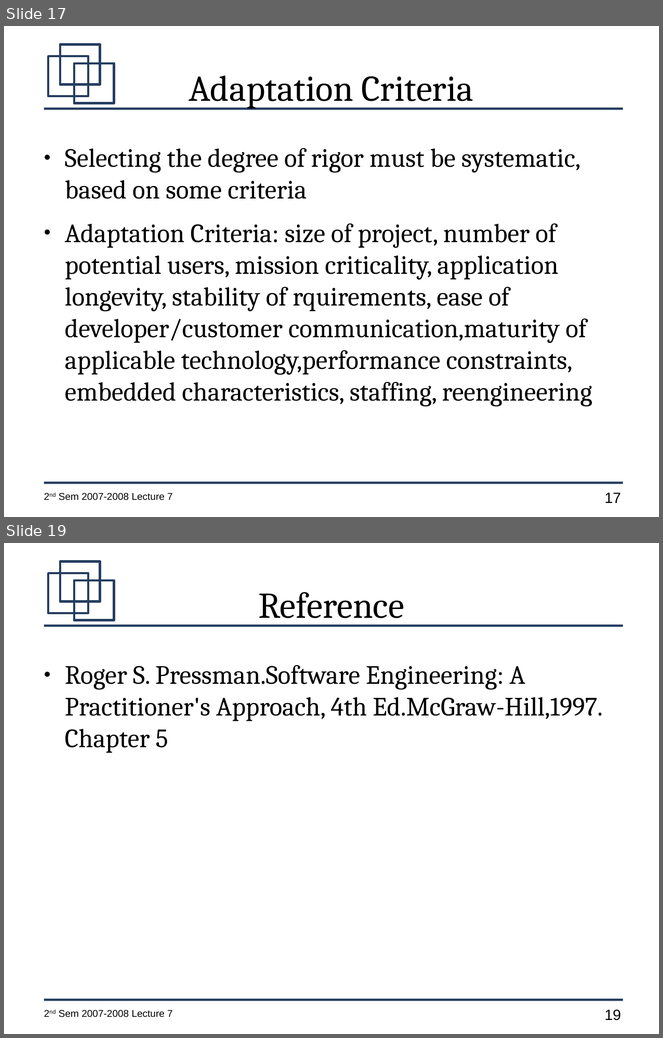
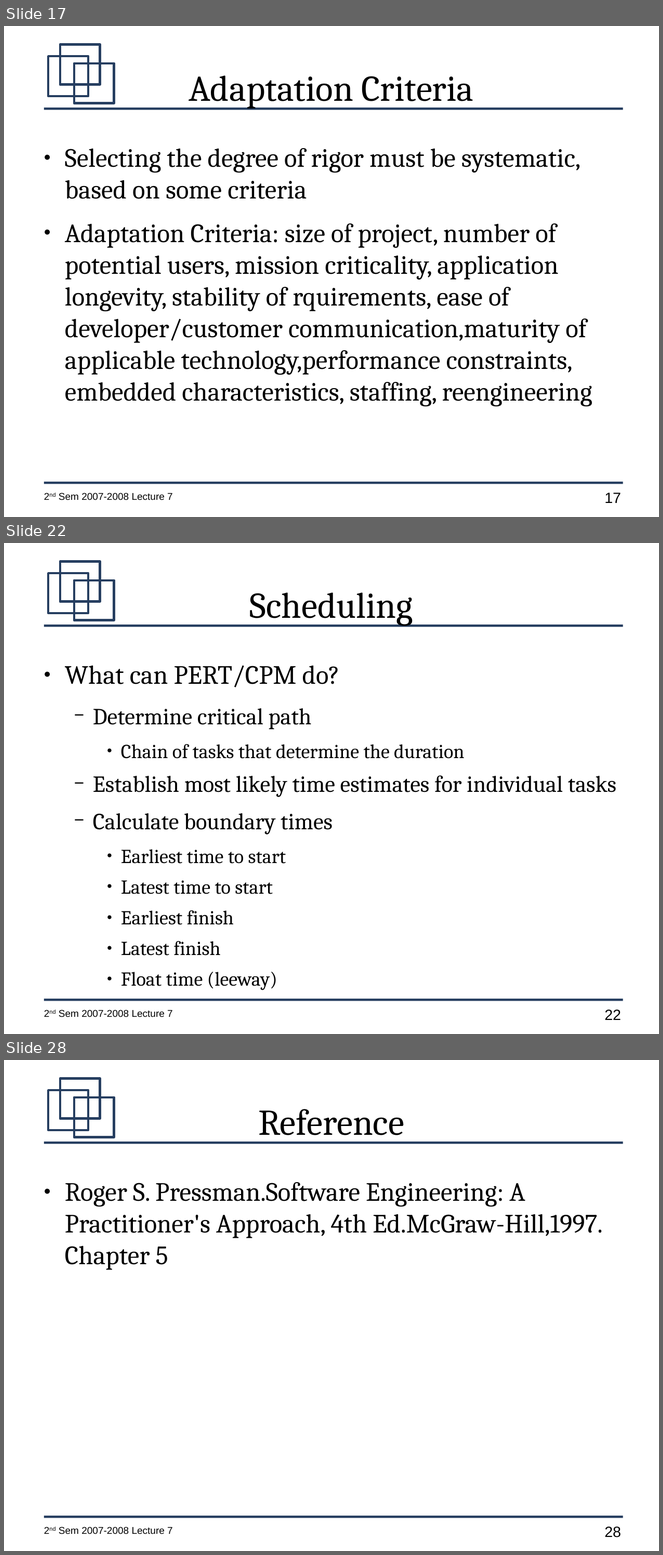
Before and after one commit to jachermocilla/jach-homepage, a slide deck: CMSC128-2nd-Sem-2007-L7.odp. Shown one above the other, each under a label of ours: slides 17 and 19 before the commit, slides 17, 22 and 28 after it; the slides between them are not shown. The pictures are 663x1038 and 663x1555 pixels, drawn with LibreOffice and Linux fonts; fonts in the diff are those of the drawing. Boxes give left, top, right and bottom in pixels: in the first picture for what was removed or moved away, otherwise in the second. Text is boxed around its words. In the diff, an @@ line names an element or a change of style, - is before the commit and + after.

```diff
--- a/CMSC128-2nd-Sem-2007-L7.odp
+++ b/CMSC128-2nd-Sem-2007-L7.odp
@@ slide 22 added at <box>4,543,659,1034</box>, background #FFFFFF; not listed: 7 template elements that a slide beside it also shows @@
@@ title added at <box>250,592,413,626</box>, 44 pt, text #000000 @@
+Scheduling
@@ text added at <box>65,665,617,991</box>, 24 pt, text #000000 @@
+● What can PERT/CPM do?
+  − Determine critical path
+    ● Chain of tasks that determine the duration
+  − Establish most likely time estimates for individual tasks
+  − Calculate boundary times
+    ● Earliest time to start
+    ● Latest time to start
+    ● Earliest finish
+    ● Latest finish
+    ● Float time (leeway)
@@ what was slide 19 is now slide 28 @@
@@ page number at <box>605,1527,621,1538</box>: text changed @@
-19
+28
```
Also in this commit, not shown: 9 other slides added, 1 slide removed.
